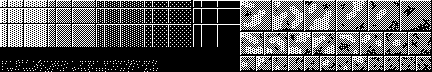
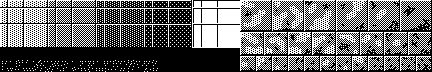
Layer changes from the first (432, 72) image to the second:
painted on "Paint Layer 1 (pasted)" over [192, 0, 240, 48]
